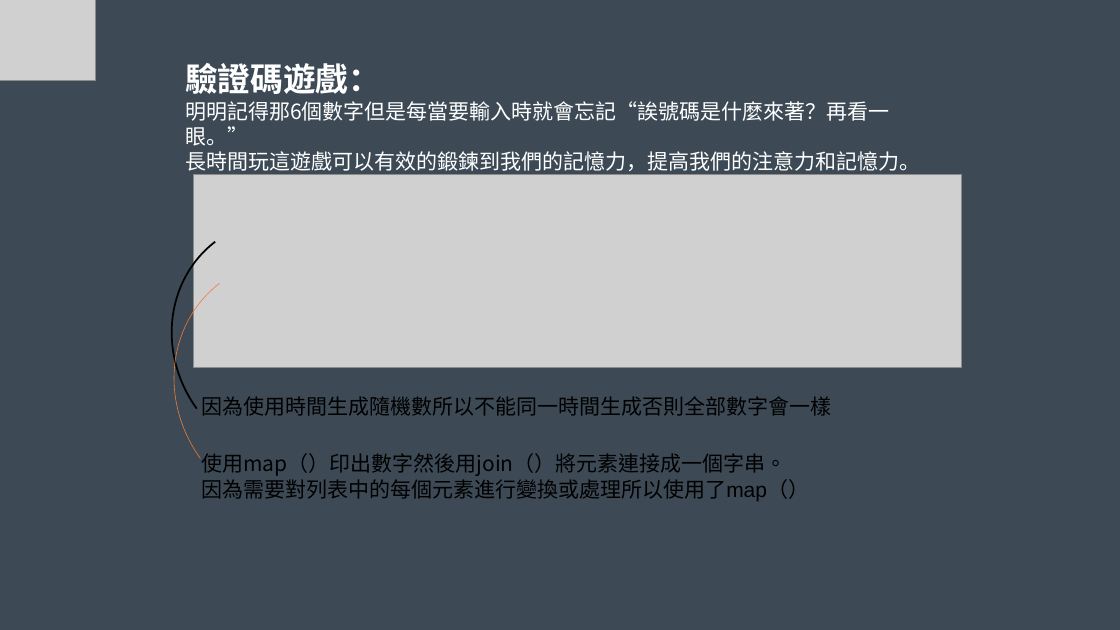
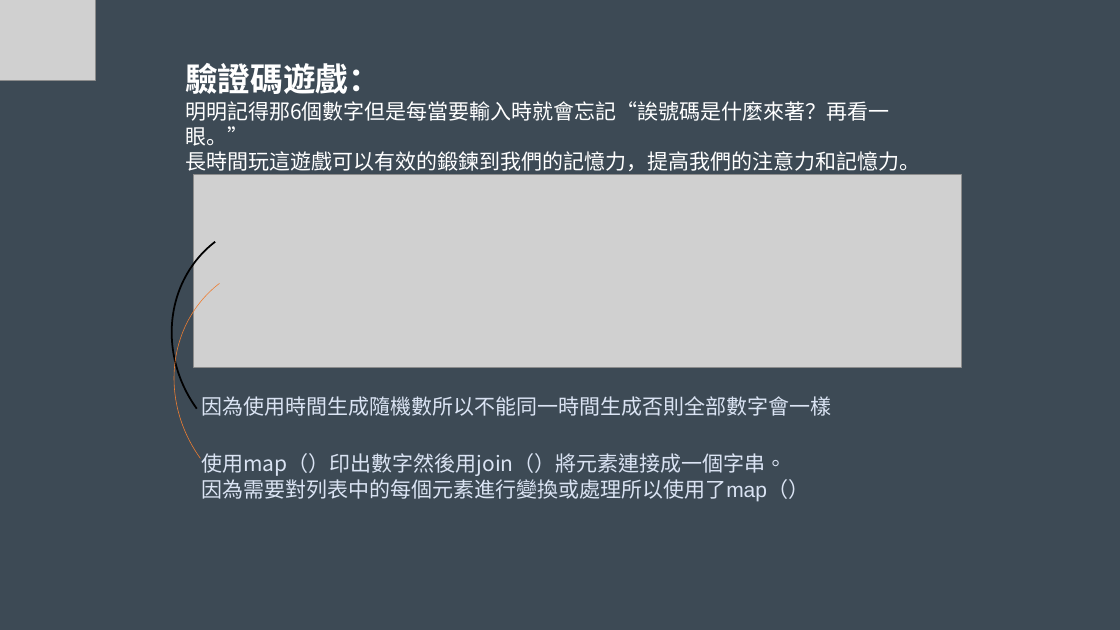
Before and after one commit to weisiangXD/PythonFinalProject2024, a slide deck: slide 3 of ppt/小游戲介紹.pptx. Drawn at 1120x630 pixels with LibreOffice and Linux fonts; fonts in the diff are those of the drawing; grey boxes stand for pictures. Boxes give left, top, right and bottom in pixels: in the first picture for what was removed or moved away, otherwise in the second. Text is boxed around its words. In the diff, an @@ line names an element or a change of style, - is before the commit and + after.

```diff
--- a/ppt/小游戲介紹.pptx
+++ b/ppt/小游戲介紹.pptx
@@ text "因為使用時間生成隨機數所以不能同一時間生成否則全部數字會一樣" at [201,396,831,416]: text colour #000000 to #DAE3F3 @@
@@ text "使用map（）印出數字然後用join（）將元素連接成一個字串。" at [201,453,809,502]: text colour #000000 to #DAE3F3 @@
```
Also in this commit, not shown: 1 other file.
